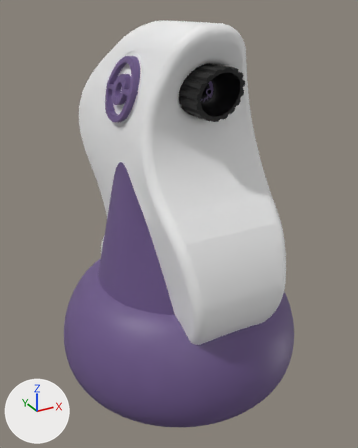
The glTF model assets/models/potions/potion.glb as it was, and as the next commit left it.
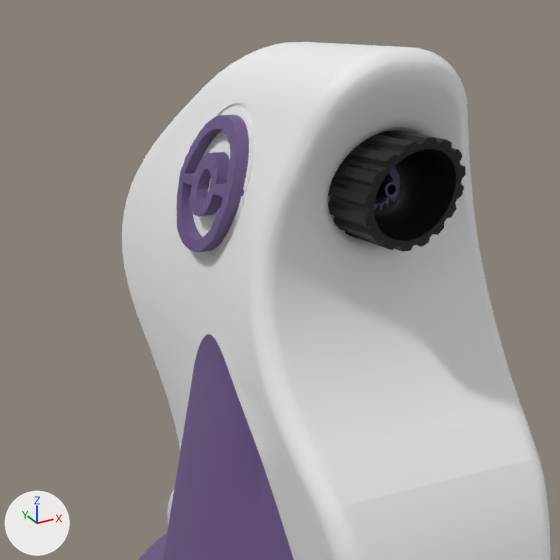
Each version is shown whole from a 50 mm lens placed at (-0.123, -0.229, 0.207), pointed at (0.001, -0.004, 0.094), then close up on the part from 6% to 81% of the width and 0% to 61% of the height. The axes (+X, +Y, +Z) are drawn at lower left. The lights are the same throughout. The first two pictures are the older version. Where no turn or scale is listed for an object, it has been applied to the vertices. Vertices at exactly the same position are counted once.

In view in the first close-up: 'body'.
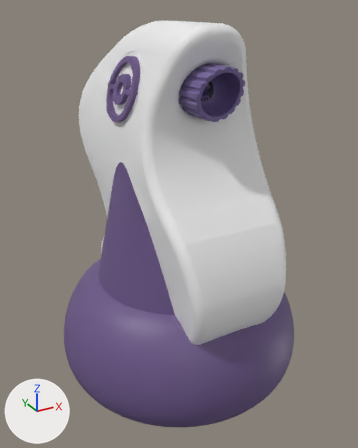
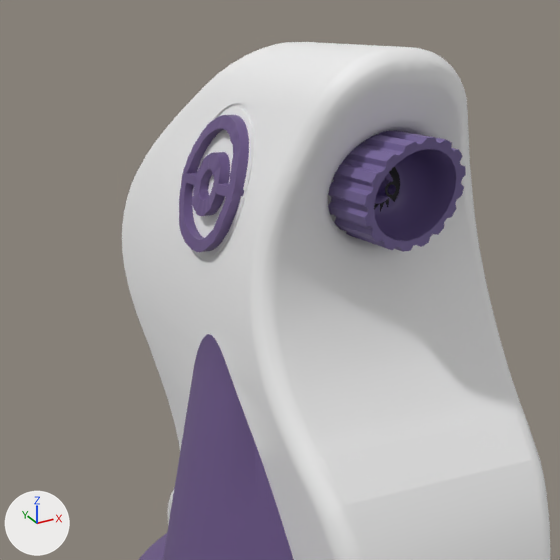
The newer file is also rescaled (x1.25) as a whole; pictures and numbers use the older file's frame.

What differs and where, as boxes [x1, y1, x2, y2] in the close-ups (560 x 560 px; the box of a moved part takes in the faces that stretch with it):
part 1 of me_body, moved or reshaped
    before: [177, 115, 439, 252]
    after: [179, 115, 438, 252]
part 2 of me_body, surface changed (black to purple)
    both: [179, 115, 466, 252]

Patch to the scene script:
```diff
--- a/assets/models/potions/potion.glb.py
+++ b/assets/models/potions/potion.glb.py
@@ me_body @@
 # used by ob_body; location = (0.0, 0.0, 0.0)
-me_body.from_pydata(...)  # 5694 vertices, 10436 faces; spans x -0.069..0.069, y -0.075..0.075, z 0.0..0.2
+me_body.from_pydata(...)  # 5724 vertices, 10411 faces; spans x -0.069..0.069, y -0.075..0.075, z 0.0..0.2
+# me_body part 1: 812 vertices moved from x -0.034..0.034, y -0.03..0.017, z 0.154..0.185 to x -0.033..0.033, y -0.031..0.017, z 0.154..0.185; 153 vertices removed from x -0.032..0.032, y -0.036..0.009, z 0.162..0.184; 183 vertices added at x -0.031..0.031, y -0.035..0.009, z 0.161..0.184
+# me_body part 2: 5789 kept faces spanning x -0.069..0.069, y -0.075..0.062, z 0.0..0.185 get new texture (UV) coordinates
+# other edits to the shape of me_body do not show in these pictures
 me_body.materials.append(mat_janus)
```
